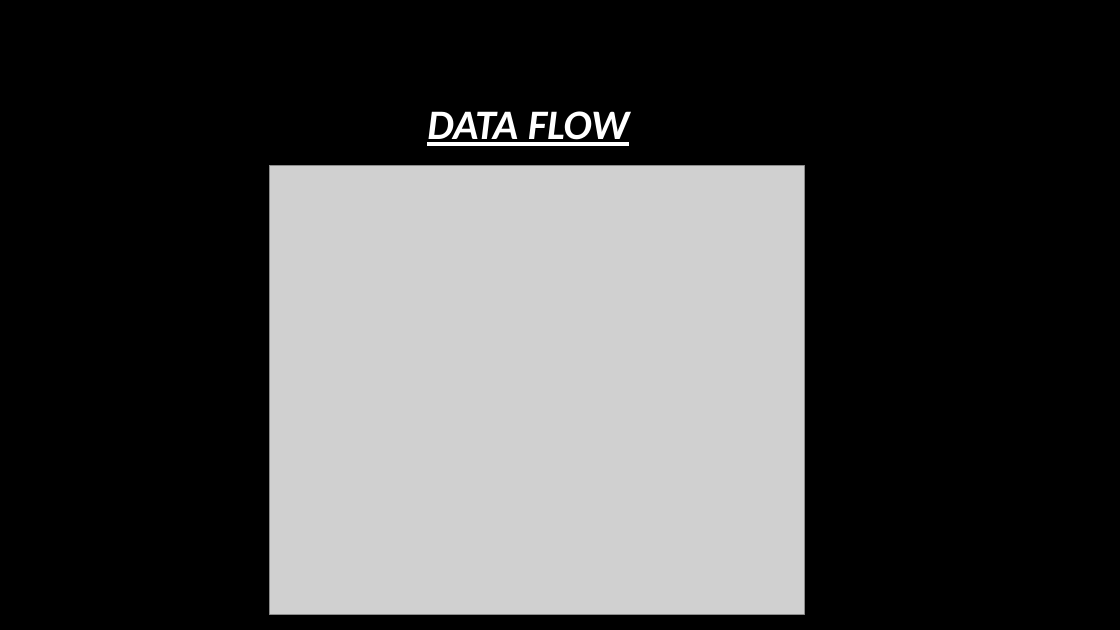
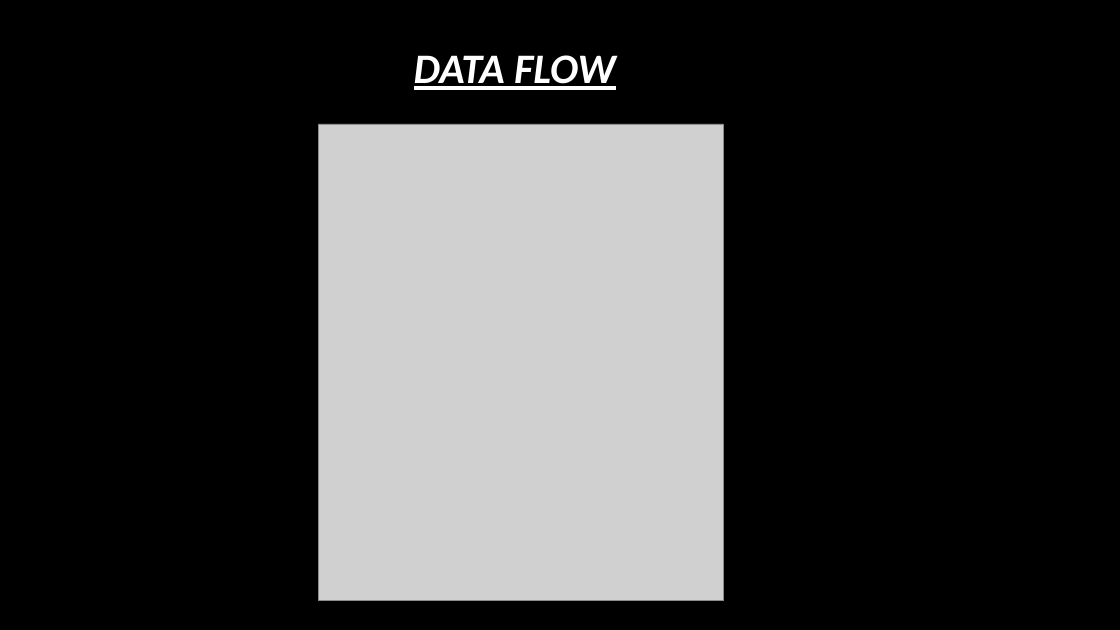
Before and after one commit to adithyar82/odu, a slide deck: slide 12 of Presentaion on Aggression.pptx. Drawn at 1120x630 pixels with LibreOffice and Linux fonts; fonts in the diff are those of the drawing; grey boxes stand for pictures; background and template pictures are left out. Boxes give left, top, right and bottom in pixels: in the first picture for what was removed or moved away, otherwise in the second. Text is boxed around its words. In the diff, an @@ line names an element or a change of style, - is before the commit and + after.

```diff
--- a/Presentaion on Aggression.pptx
+++ b/Presentaion on Aggression.pptx
@@ title "DATA FLOW": place and size @@
-title "DATA FLOW" at (427,111,629,146)
+title "DATA FLOW" at (414,55,615,90)
@@ picture: place and size @@
-picture at (270,166,805,614)
+picture at (318,124,723,602)
```
Also in this commit, not shown: 7 other slides changed, 2 slides added, 48 other files.
